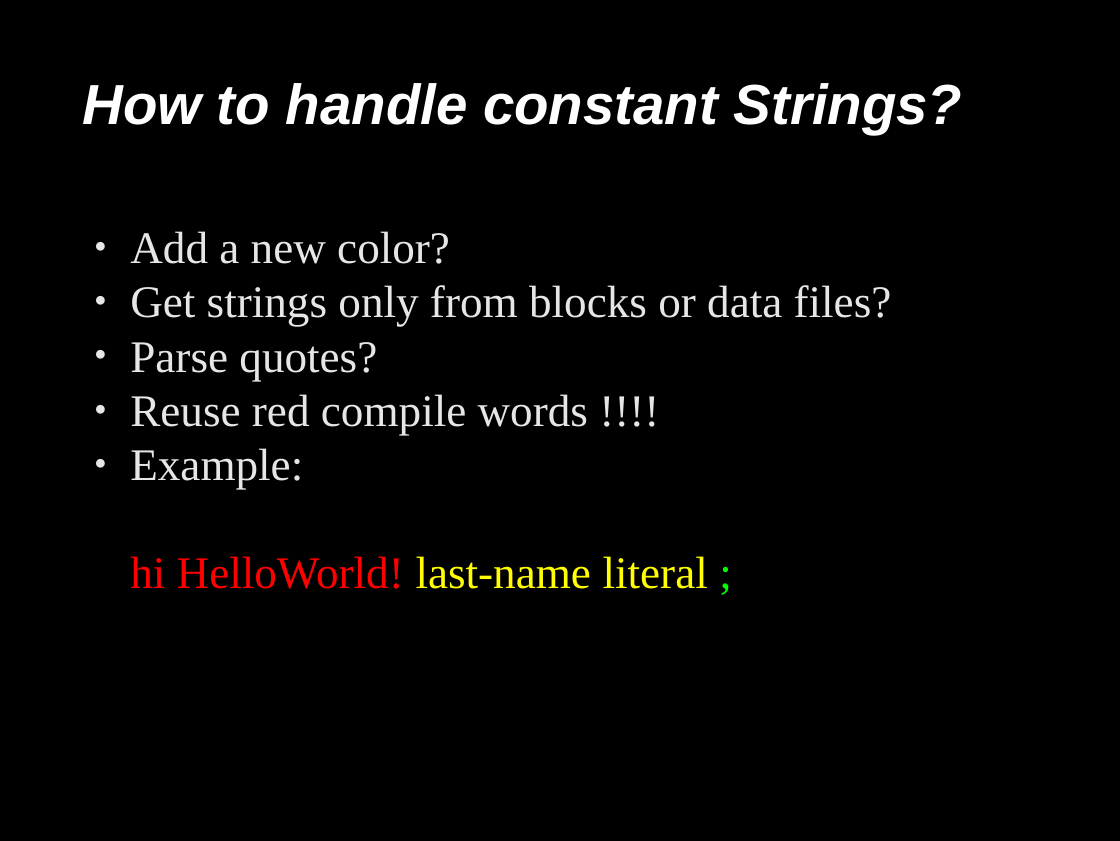
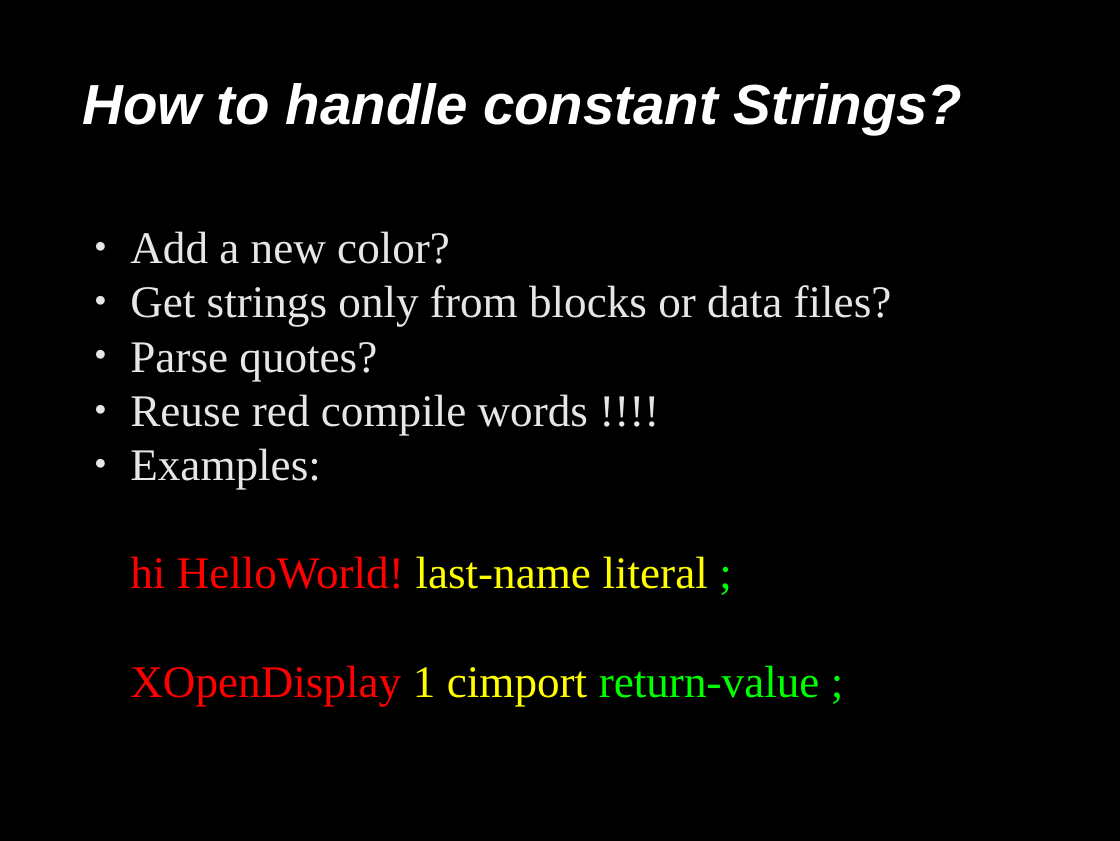
Before and after one commit to flagxor/rainbowforth, a slide deck: slide 47 of doc/svfig_jan2008.odp. Drawn at 1120x841 pixels with LibreOffice and Linux fonts; fonts in the diff are those of the drawing; background and template pictures are left out. Boxes give left, top, right and bottom in pixels: in the first picture for what was removed or moved away, otherwise in the second. Text is boxed around its words. In the diff, an @@ line names an element or a change of style, - is before the commit and + after.

Commit message:
updated slides

```diff
--- a/doc/svfig_jan2008.odp
+++ b/doc/svfig_jan2008.odp
@@ text at [130,448,820,706]: text changed; text colour #FFFF00 to #FF0000 @@
-● Example:
-  hi HelloWorld! last-name literal ;
+● Examples:
+  hi HelloWorld! last-name literal ;
+  XOpenDisplay 1 cimport return-value ;
```
Also in this commit, not shown: 1 other file.
